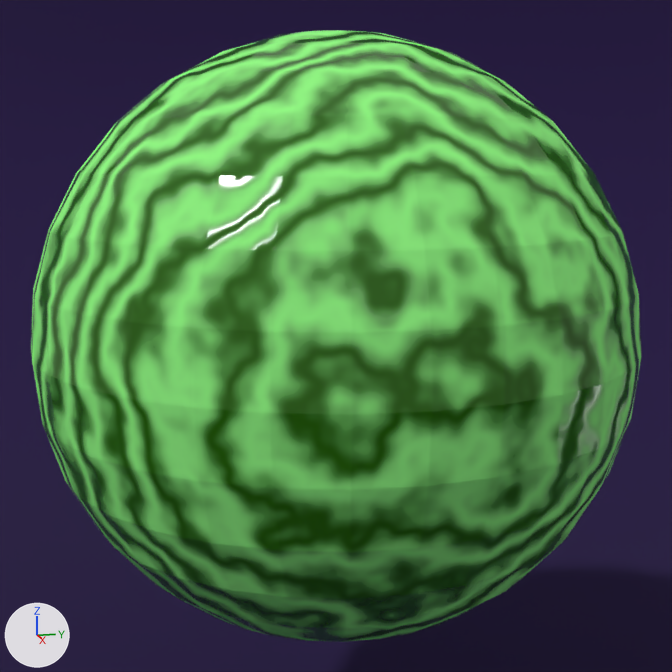
Two versions of the Blender file BlenderProjects/melon.blend, one commit apart.
Before and after are seen from a 50 mm camera at (-2.61, -1.02, 3.05) aimed at (-6.51, -0.08, 2.29). Every picture has the same lights, and +X, +Y and +Z are marked at lower left.
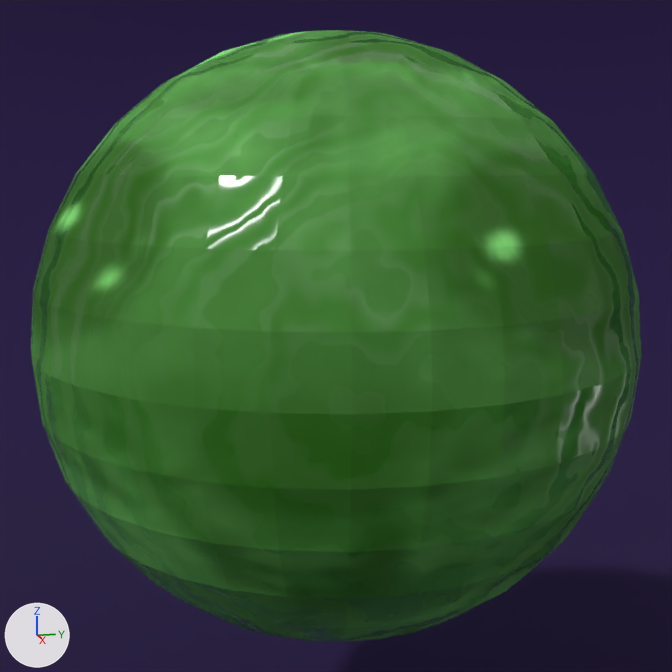
Edits to the bpy script that builds the scene:
```text
Add img_raton_jpeg:
    img_raton_jpeg = load_image('raton.jpeg', 'raton.jpeg', 1429, 1295, 'sRGB')
Change mat_material:
    add n4 = _N.new('ShaderNodeBsdfPrincipled'); n4.name = 'Principled BSDF'
    add n4.distribution = 'GGX'
    add n4.subsurface_method = 'RANDOM_WALK_SKIN'
    remove n4 = _N.new('ShaderNodeBsdfPrincipled'); n4.name = 'Principled BSDF'
    remove n4.distribution = 'GGX'
    remove n4.subsurface_method = 'RANDOM_WALK_SKIN'
    add n5 = _N.new('ShaderNodeTexImage'); n5.name = 'Image Texture.001'
    add n5.image = img_raton_jpeg
    where n2 = _N.new('ShaderNodeTexWave'); n2.name = 'Wave Texture'
    where n3 = _N.new('ShaderNodeValToRGB'); n3.name = 'Color Ramp'
    remove _L.new(n2.outputs[0], n3.inputs[0])  # 'Color' to 'Factor'
    add _L.new(n5.outputs[0], n3.inputs[0])  # 'Color' to 'Factor'
```

Changed parts and their boxes [x1, y1, x2, y2] in the pictures (672 x 672 px):
'Sphere', surface changed: [31, 30, 641, 642] in both
